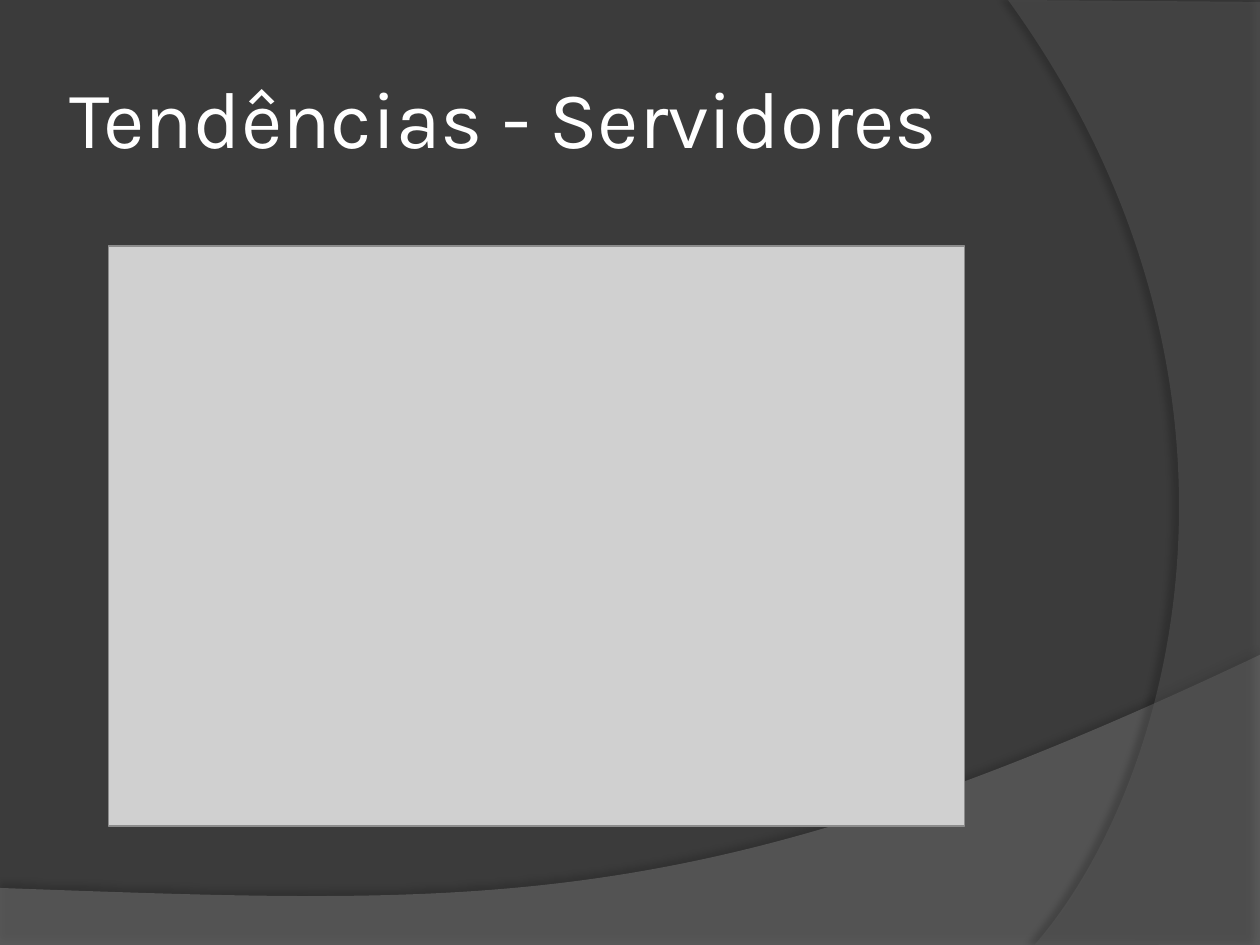
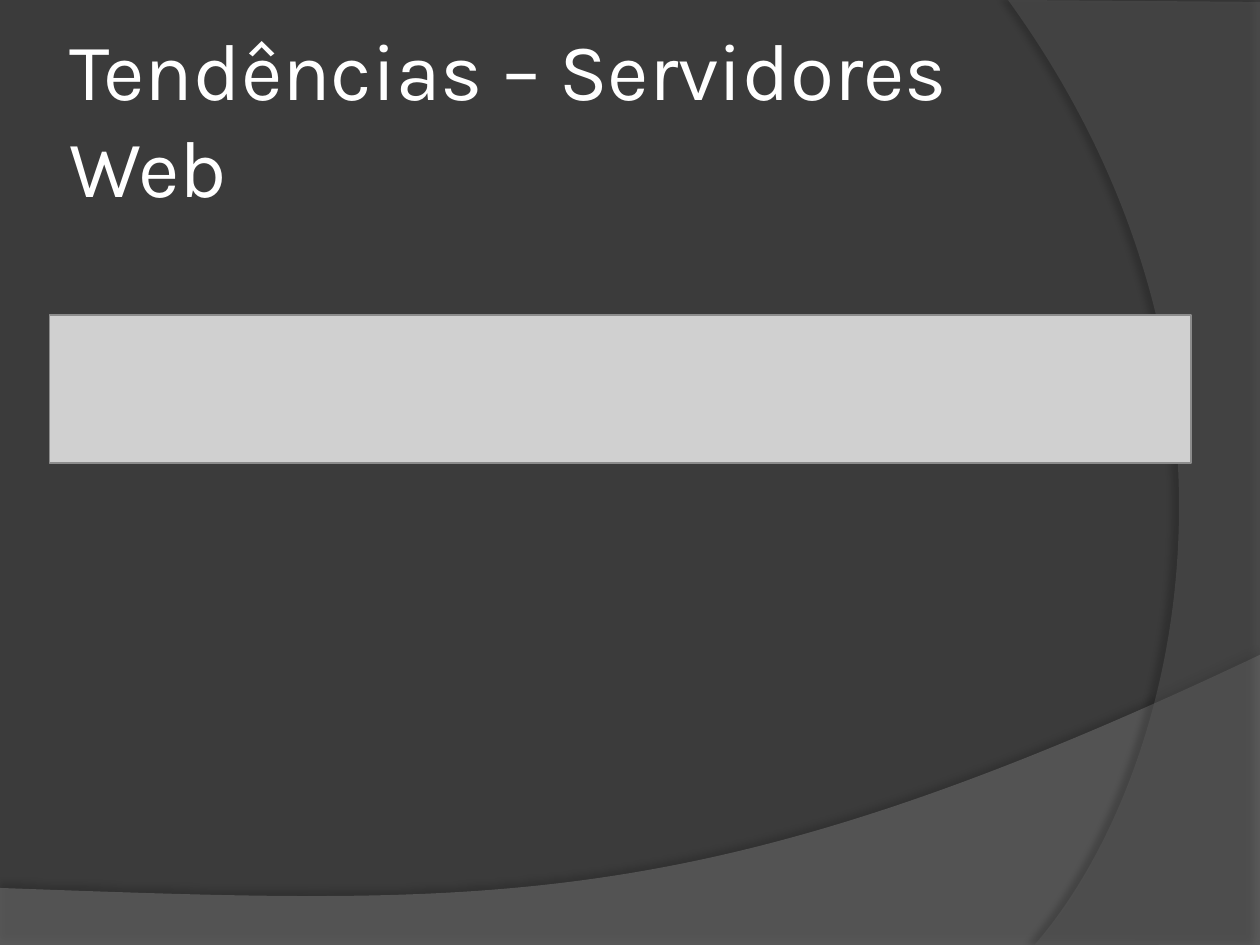
Before and after one commit to wind39/wind39.github.io, a slide deck: slide 7 of curso/modulo1capitulo1.pptx. Drawn at 1260x945 pixels with LibreOffice and Linux fonts; fonts in the diff are those of the drawing; grey boxes stand for pictures. Boxes give left, top, right and bottom in pixels: in the first picture for what was removed or moved away, otherwise in the second. Text is boxed around its words. In the diff, an @@ line names an element or a change of style, - is before the commit and + after.

```diff
--- a/curso/modulo1capitulo1.pptx
+++ b/curso/modulo1capitulo1.pptx
@@ title at box(69, 41, 947, 198): text changed @@
-Tendências - Servidores
+Tendências – Servidores Web
@@ picture removed at box(108, 246, 965, 825) @@
@@ picture added at box(49, 315, 1191, 464) @@
```
Also in this commit, not shown: 5 other slides changed, 2 slides added, 1 slide removed, 7 other files.
